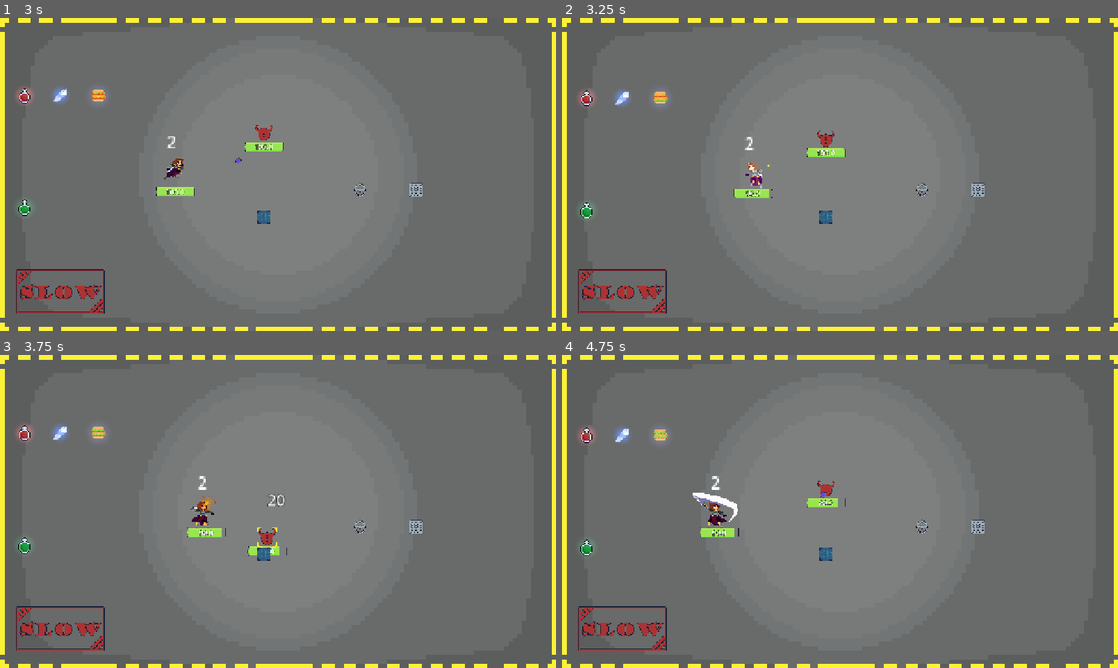
Above: before the commit, frames 1-4 (two rows, left to right).
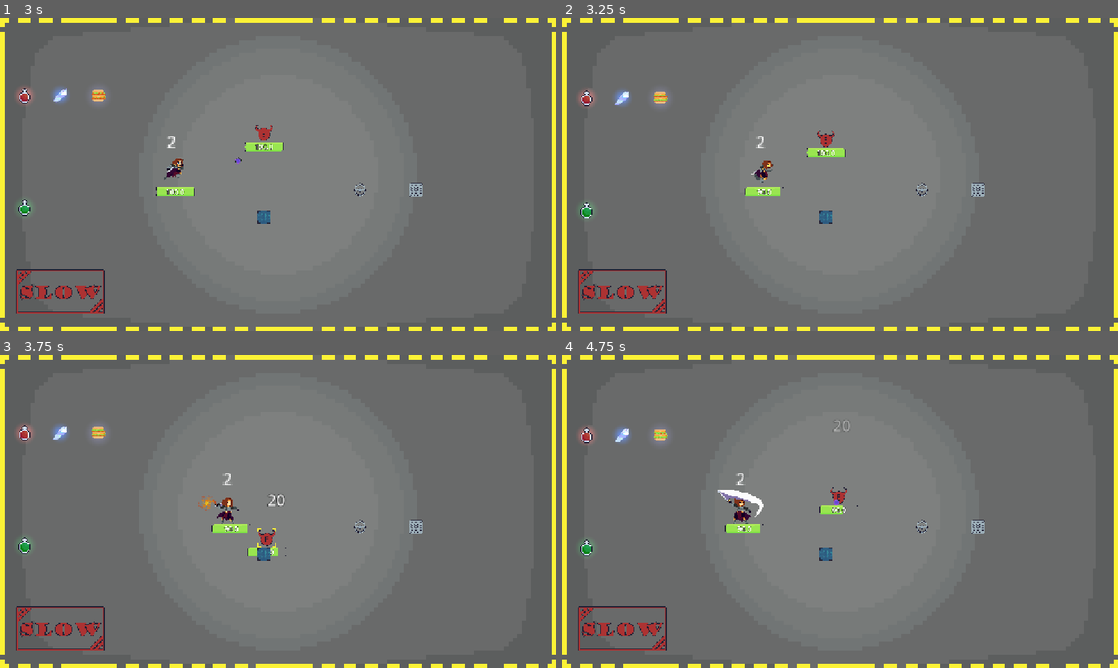
Above: after the commit, the same moments.

Repository: Darkcitrus/darkspracticegame-main
Game: Godot game, scene res://scenes/TestingArea.tscn
Two runs of this game, one before a commit and one after it. Both use one fixed random seed, a clock stepped at 60 frames per second and the inputs below.
Inputs (mouse positions are in pixels of both pictures, inside the frame that each line leads up to):
- Up to frame 1 (3 s): click "Play :)" at 0.5 s; tap Enter at 1.25 s; drag from (261, 140) to (166, 168) at 1.27 s; drag from (166, 190) to (261, 218) at 2.02 s; move the mouse to (333, 105) at 2.77 s; hold Right (ui_right) from 2.78 s (still down); hold 2 (fireball) from 2.78 s (still down)
- Up to frame 2 (3.25 s): keep holding Right (ui_right); keep holding 2 (fireball)
- Up to frame 3 (3.75 s): release Right (ui_right) at 3.5 s; release 2 (fireball) at 3.5 s; drag from (250, 574) to (261, 502) at 3.52 s
- Up to frame 4 (4.75 s): move the mouse to (1006, 558) at 4.27 s; press the mouse at (1006, 558) at 4.28 s; hold Left (ui_left) from 4.28 s (still down); tap Space (ui_select) at 4.52 s; tap 2 (fireball) at 4.55 s

Frame 1 is identical in both runs. In frame 2, 0.5% of the frame differs, in the area x 30-40%, y 37-58%; in frame 3, 0.8%; in frame 4, 1.5%, in the area x 23-54%, y 21-59%.

Commit message:
Remove knockback from enemy fireball sources

Diff:
--- a/scripts/fire_ball.gd
+++ b/scripts/fire_ball.gd
@@ -155,9 +155,11 @@
 		var damage_info = calculate_damage()
 		object.take_damage(damage_info["damage"], damage_info["is_crit"])
 
- 		# Apply knockback based on object type
+ 		# Apply knockback based on object type and source
 		if object.has_method("apply_knockback_from_fireball"):
-			object.apply_knockback_from_fireball(global_position, damage_info["is_crit"])
+			# Only apply knockback if the source is NOT a dummy
+			if not (source and source.is_in_group("Enemy")):
+				object.apply_knockback_from_fireball(global_position, damage_info["is_crit"])
 
 	# Spawn effect and destroy - using immediate destruction for reliability
 	spawn_explosion_effect()
